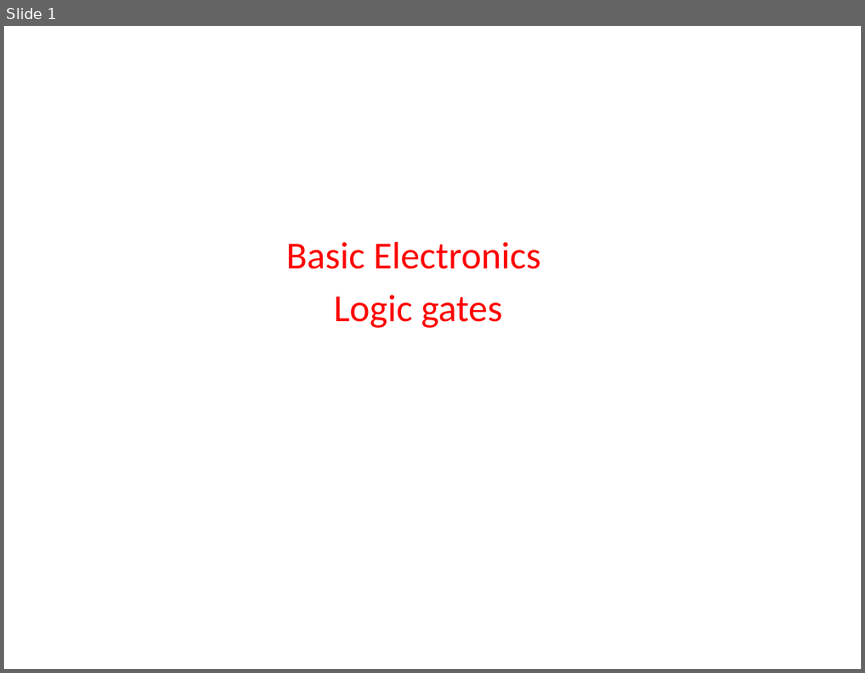
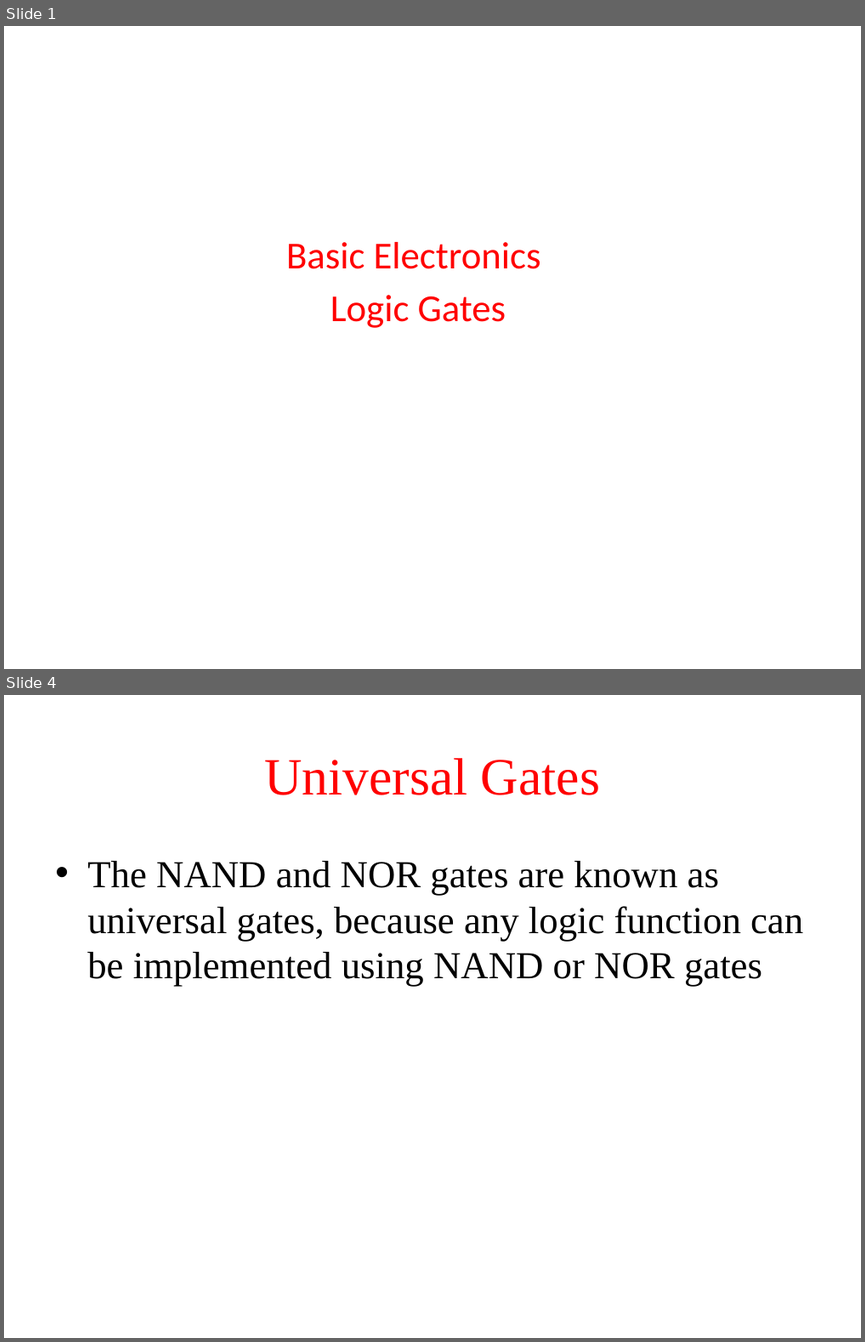
Before and after one commit to madhavirepe/Logic-Design, a slide deck: Logic gates.pptx. Shown one above the other, each under a label of ours: slide 1 before the commit, slides 1 and 4 after it; the slides between them are not shown. The pictures are 865x673 and 865x1342 pixels, drawn with LibreOffice and Linux fonts; fonts in the diff are those of the drawing. Boxes give left, top, right and bottom in pixels: in the first picture for what was removed or moved away, otherwise in the second. Text is boxed around its words. In the diff, an @@ line names an element or a change of style, - is before the commit and + after.

```diff
--- a/Logic gates.pptx
+++ b/Logic gates.pptx
@@ slide 4 added at [4, 695, 861, 1338], background #FFFFFF @@
@@ title added at [264, 758, 600, 795], 44 pt, text #FF0000 @@
+Universal Gates
@@ text added at [87, 861, 803, 987], 32 pt, text #000000 @@
+• The NAND and NOR gates are known as universal gates, because any logic function can be implemented using NAND or NOR gates
@@ slide 1 changed as well @@
@@ subtitle at [330, 295, 506, 328]: text changed @@
-Logic gates
+Logic Gates
```
Also in this commit, not shown: 23 other slides added.
